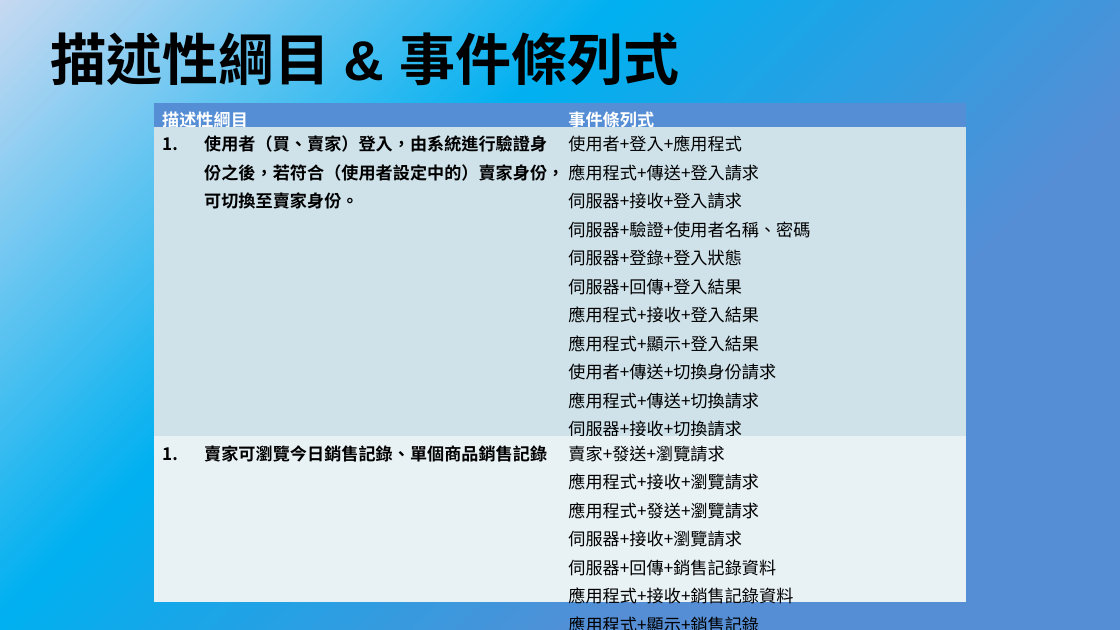
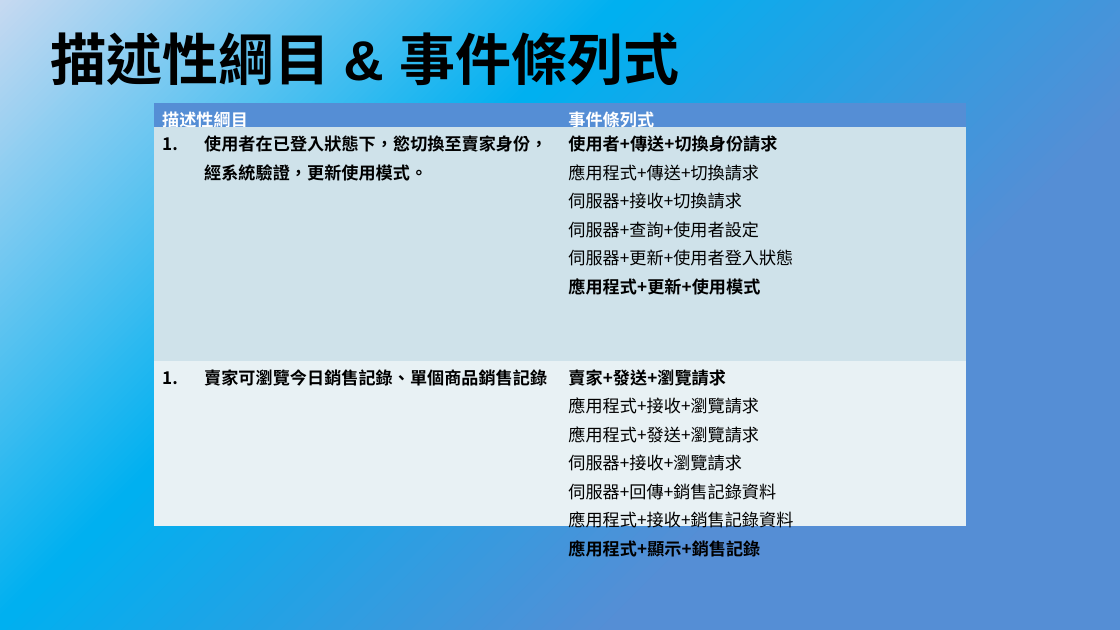
Before and after one commit to bnuby/Mobile-Application-Software, a slide deck: slide 2 of 系統分析/系統分析期中報告.pptx. Drawn at 1120x630 pixels with LibreOffice and Linux fonts; fonts in the diff are those of the drawing. Boxes give left, top, right and bottom in pixels: in the first picture for what was removed or moved away, otherwise in the second. Text is boxed around its words. In the diff, an @@ line names an element or a change of style, - is before the commit and + after.

```diff
--- a/系統分析/系統分析期中報告.pptx
+++ b/系統分析/系統分析期中報告.pptx
@@ table at (153, 103, 967, 561) @@
-row 2, column 1: 使用者（買、賣家）登入，由系統進行驗證身份之後，若符合（使用者設定中的）賣家身份，可切換至賣家身份。
+row 2, column 1: 使用者在已登入狀態下，慾切換至賣家身份，經系統驗證，更新使用模式。
-row 2, column 2: 使用者+登入+應用程式 / 應用程式+傳送+登入請求 / 伺服器+接收+登入請求 / 伺服器+驗證+使用者名稱、密碼 / 伺服器+登錄+登入狀態 / 伺服器+回傳+登入結果 / 應用程式+接收+登入結果 / 應用程式+顯示+登入結果 / 使用者+傳送+切換身份請求 / 應用程式+傳送+切換請求 / 伺服器+接收+切換請求 / 伺服器+查詢+使用者設定 / 伺服器+更新+使用者登入狀態
+row 2, column 2: 使用者+傳送+切換身份請求 / 應用程式+傳送+切換請求 / 伺服器+接收+切換請求 / 伺服器+查詢+使用者設定 / 伺服器+更新+使用者登入狀態 / 應用程式+更新+使用模式
@@ bold on in "賣家+發送+瀏覽請求", "應用程式+顯示+銷售記錄" @@
```
Also in this commit, not shown: 1 other slide changed, 38 other files.
